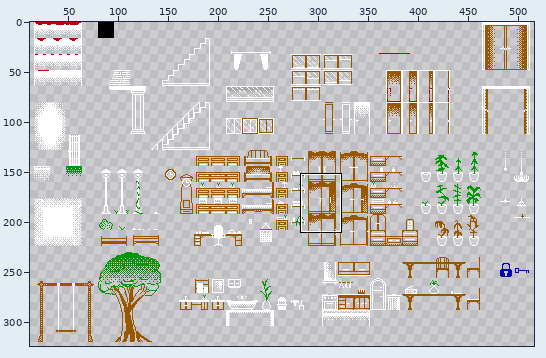
A pixel-art file gets an edit: Assets/Visuals/Tiles/Aseprite Files/House_Tile_Set.aseprite. The first picture is a wide view before the edit; the outline marks the close-up.
Close-up. Before the edit:
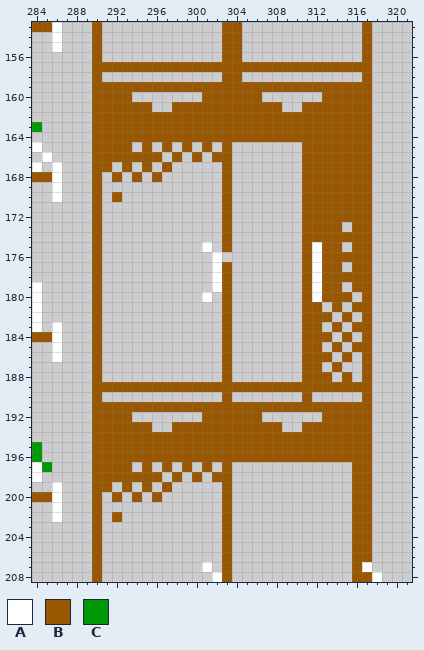
528x336 pixels, 1 frame. Shown: x 284..321, y 153..208. The wide view leaves out empty margins.
Palette (. is transparent): A #ffffff  B #995700  C #009906
Pixels before, first column x 284:
153 BBA...B............BB............B.
154 ..A...B............BB............B.
155 ..A...B............BB............B.
156 ......B............BB............B.
157 ......BBBBBBBBBBBBBBBBBBBBBBBBBBBB.
158 ......B............BB............B.
159 ......BBBBBBBBBBBBBBBBBBBBBBBBBBBB.
160 ......BBBB.......BBBBBB......BBBBB.
161 ......BBBBBB..BBBBBBBBBBB..BBBBBBB.
162 ......BBBBBBBBBBBBBBBBBBBBBBBBBBBB.
163 C.....BBBBBBBBBBBBBBBBBBBBBBBBBBBB.
164 ......BBBBBBBBBBBBBBBBBBBBBBBBBBBB.
165 A.....BBBB.B.B.B.B.B.......BBBBBBB.
166 .A....BBBBBBB.B.B.BB.......BBBBBBB.
167 A.A...BB.B.B.B.....B.......BBBBBBB.
168 BBA...B.B.B.B......B.......BBBBBBB.
169 ..A...B............B.......BBBBBBB.
170 ..A...B.B..........B.......BBBBBBB.
171 ......B............B.......BBBBBBB.
172 ......B............B.......BBBBBBB.
173 ......B............B.......BBBB.BB.
174 ......B............B.......BBBBBBB.
175 ......B..........A.B.......BABB.BB.
176 ......B...........A........BABBBBB.
177 ......B...........AB.......BABB.BB.
178 ......B...........AB.......BABBBBB.
179 A.....B...........AB.......BABB.BB.
180 A.....B..........A.B.......BABBB.B.
181 A.....B............B.......BB.B.BB.
182 A.....B............B.......BBB.B.B.
183 A.A...B............B.......BB.B.BB.
184 BBA...B............B.......BBB.B.B.
185 ..A...B............B.......BB.B.BB.
186 ..A...B............B.......BBB.B.B.
187 ......B............B.......BB.B..B.
188 ......B............B.......BBB.B.B.
189 ......BBBBBBBBBBBBBBBBBBBBBBBBBBBB.
190 ......B............B.......B.....B.
191 ......BBBBBBBBBBBBBBBBBBBBBBBBBBBB.
192 ......BBBB.......BBBBBB......BBBBB.
193 ......BBBBBB..BBBBBBBBBBB..BBBBBBB.
194 ......BBBBBBBBBBBBBBBBBBBBBBBBBBBB.
195 C.....BBBBBBBBBBBBBBBBBBBBBBBBBBBB.
196 C.....BBBBBBBBBBBBBBBBBBBBBBBBBBBB.
197 AC....BBBB.B.B.B.B.B............BB.
198 A.....BBBBBBB.B.B.BB............BB.
199 ..A...BB.B.B.B.....B............BB.
200 BBA...B.B.B.B......B............BB.
201 ..A...B............B............BB.
202 ..A...B.B..........B............BB.
203 ......B............B............BB.
204 ......B............B............BB.
205 ......B............B............BB.
206 ......B............B............BB.
207 ......B..........A.B............BA.
208 ......B...........AB............BBA
The same view after the edit:
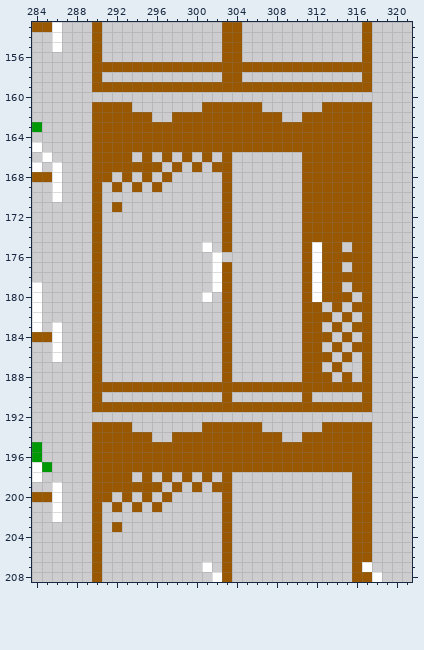
The edit:
{"where": "layer \"Layer 3\""}
{"y":160,"x":290,"old":"BBBB","new":"...."}
{"y":160,"x":301,"old":"BBBBBB","new":"......"}
{"y":160,"x":313,"old":"BBBBB","new":"....."}
{"y":161,"x":294,"old":"BB","new":".."}
{"y":161,"x":298,"old":"BBB","new":"..."}
{"y":161,"x":307,"old":"BB","new":".."}
{"y":161,"x":311,"old":"BB","new":".."}
{"y":162,"x":296,"old":"BB","new":".."}
{"y":162,"x":309,"old":"BB","new":".."}
{"y":165,"x":294,"old":".","new":"B"}
{"y":165,"x":296,"old":".","new":"B"}
{"y":165,"x":298,"old":".","new":"B"}
{"y":165,"x":300,"old":".","new":"B"}
{"y":165,"x":302,"old":".","new":"B"}
{"y":165,"x":304,"old":".......","new":"BBBBBBB"}
{"y":166,"x":294,"old":"B","new":"."}
{"y":166,"x":296,"old":"B.B.B.B","new":".B.B.B."}
{"y":167,"x":292,"old":".","new":"B"}
{"y":167,"x":294,"old":".","new":"B"}
{"y":167,"x":296,"old":".B.","new":"B.B"}
{"y":167,"x":300,"old":".","new":"B"}
{"y":167,"x":302,"old":".","new":"B"}
{"y":168,"x":291,"old":".B.B.B.","new":"B.B.B.B"}
{"y":169,"x":292,"old":".","new":"B"}
{"y":169,"x":294,"old":".","new":"B"}
{"y":169,"x":296,"old":".","new":"B"}
{"y":170,"x":292,"old":"B","new":"."}
{"y":171,"x":292,"old":".","new":"B"}
{"y":173,"x":315,"old":".","new":"B"}
{"y":192,"x":290,"old":"BBBB","new":"...."}
{"y":192,"x":301,"old":"BBBBBB","new":"......"}
{"y":192,"x":313,"old":"BBBBB","new":"....."}
{"y":193,"x":294,"old":"BB","new":".."}
{"y":193,"x":298,"old":"BBB","new":"..."}
{"y":193,"x":307,"old":"BB","new":".."}
{"y":193,"x":311,"old":"BB","new":".."}
{"y":194,"x":296,"old":"BB","new":".."}
{"y":194,"x":309,"old":"BB","new":".."}
{"y":197,"x":294,"old":".","new":"B"}
{"y":197,"x":296,"old":".","new":"B"}
{"y":197,"x":298,"old":".","new":"B"}
{"y":197,"x":300,"old":".","new":"B"}
{"y":197,"x":302,"old":".","new":"B"}
{"y":197,"x":304,"old":"............","new":"BBBBBBBBBBBB"}
{"y":198,"x":294,"old":"B","new":"."}
{"y":198,"x":296,"old":"B.B.B.B","new":".B.B.B."}
{"y":199,"x":292,"old":".","new":"B"}
{"y":199,"x":294,"old":".","new":"B"}
{"y":199,"x":296,"old":".B.","new":"B.B"}
{"y":199,"x":300,"old":".","new":"B"}
{"y":199,"x":302,"old":".","new":"B"}
{"y":200,"x":291,"old":".B.B.B.","new":"B.B.B.B"}
{"y":201,"x":292,"old":".","new":"B"}
{"y":201,"x":294,"old":".","new":"B"}
{"y":201,"x":296,"old":".","new":"B"}
{"y":202,"x":292,"old":"B","new":"."}
{"y":203,"x":292,"old":".","new":"B"}
{"label":"changed","picture_box":[92,92,372,212]}
{"label":"added","picture_box":[342,222,352,232]}
{"label":"changed","picture_box":[92,412,372,532]}
